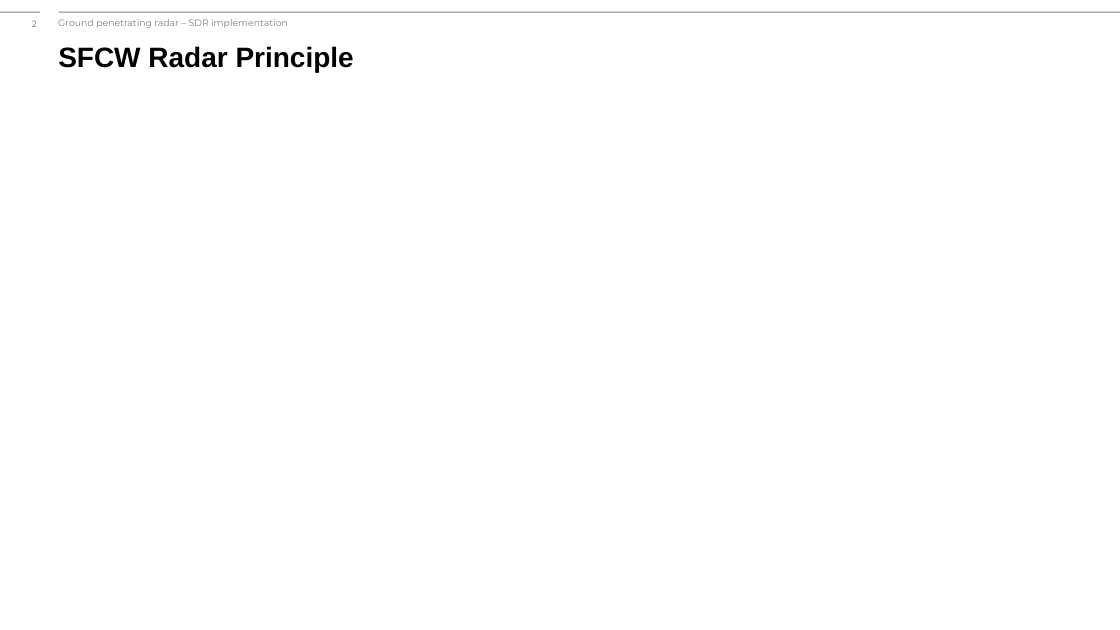
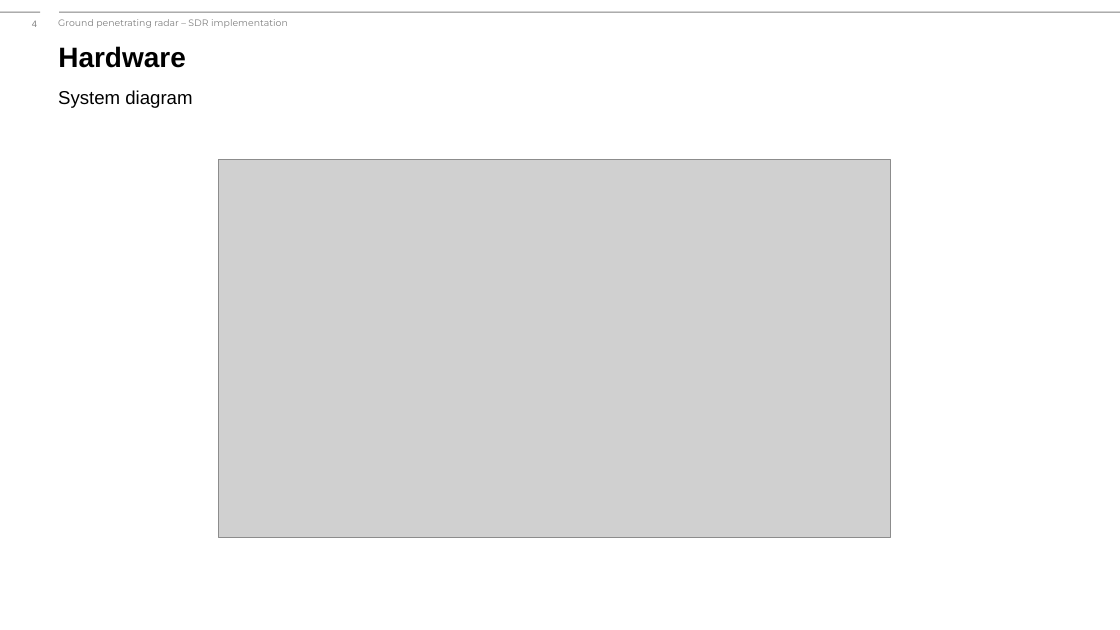
Before and after one commit to jorgeneng/bladerf_sfcw_radar, a slide deck: slide 4 of docs/sdrBasedGPR.pptx (slide 2 before the commit). Drawn at 1120x630 pixels with LibreOffice and Linux fonts; fonts in the diff are those of the drawing; grey boxes stand for pictures; background and template pictures are left out. Boxes give left, top, right and bottom in pixels: in the first picture for what was removed or moved away, otherwise in the second. Text is boxed around its words. In the diff, an @@ line names an element or a change of style, - is before the commit and + after.

Commit message:
add slides

```diff
--- a/docs/sdrBasedGPR.pptx
+++ b/docs/sdrBasedGPR.pptx
@@ text at bbox=[58, 46, 186, 68]: text changed @@
-SFCW Radar Principle
+Hardware
@@ text added at bbox=[58, 90, 192, 108], 16 pt, text #000000 @@
+System diagram
@@ picture added at bbox=[218, 160, 891, 538] @@
```
Also in this commit, not shown: 2 other slides changed, 5 slides added, 16 slides removed, 3 other files.
